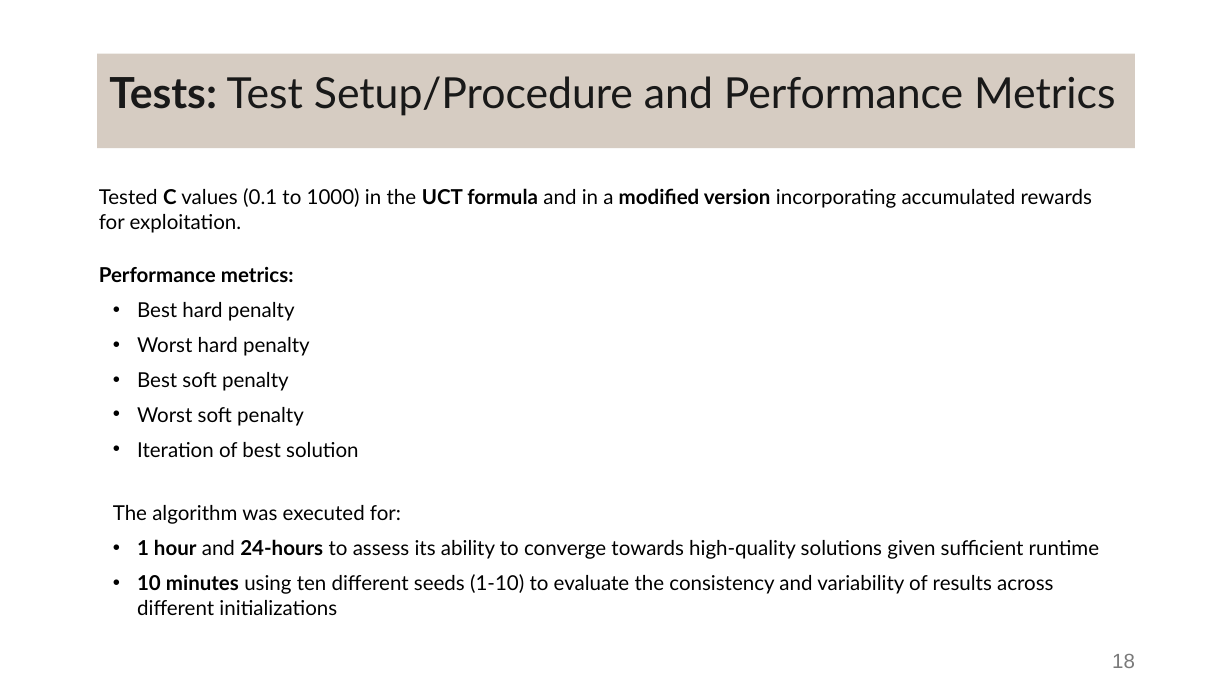
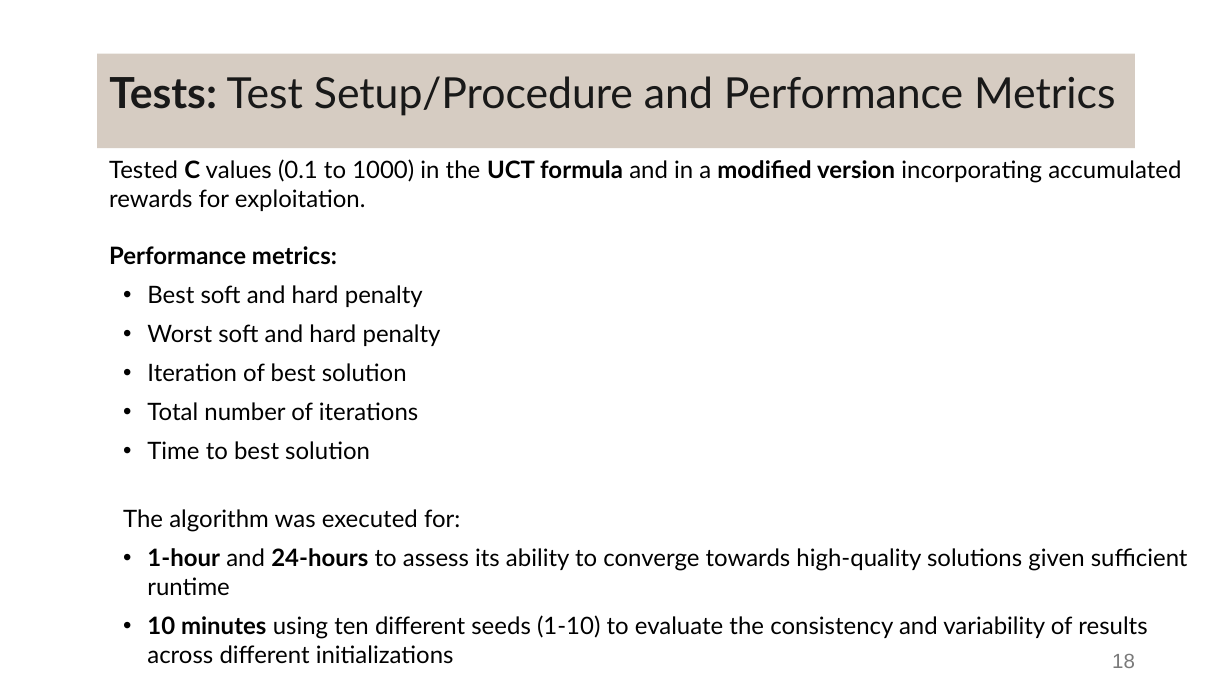
Before and after one commit to DanielaTomas/FCUP-SCHEDULE, a slide deck: slide 18 of Docs/Presentation.pptx. Drawn at 1232x693 pixels with LibreOffice and Linux fonts; fonts in the diff are those of the drawing. Boxes give left, top, right and bottom in pixels: in the first picture for what was removed or moved away, otherwise in the second. Text is boxed around its words. In the diff, an @@ line names an element or a change of style, - is before the commit and + after.

Commit message:
update ppt

```diff
--- a/Docs/Presentation.pptx
+++ b/Docs/Presentation.pptx
@@ text "Tested C values (0.1 to ...": place and size @@
-text "Tested C values (0.1 to ..." at box(99, 188, 1100, 615)
+text "Tested C values (0.1 to ..." at box(109, 159, 1188, 663)
@@ text at box(109, 159, 1181, 663): size 12 to 14 pt in "Tested C values (0.1 to 1000) in ...", "Performance metrics:", "Iteration of best solution", "The algorithm was executed for:" and 1 more places @@
@@ text at box(147, 285, 441, 346): text changed; size 12 to 14 pt @@
-• Best hard penalty
-• Worst hard penalty
-• Best soft penalty
-• Worst soft penalty
+• Best soft and hard penalty
+• Worst soft and hard penalty
@@ text at box(147, 402, 419, 460): paragraphs added @@
+• Total number of iterations
+• Time to best solution
@@ text at box(147, 548, 1188, 596): text changed; size 12 to 14 pt @@
-• 1 hour and 24-hours to assess its ability to converge towards high-quality solutions given sufficient runtime
+• 1-hour and 24-hours to assess its ability to converge towards high-quality solutions given sufficient runtime
```
Also in this commit, not shown: 19 other slides changed.
